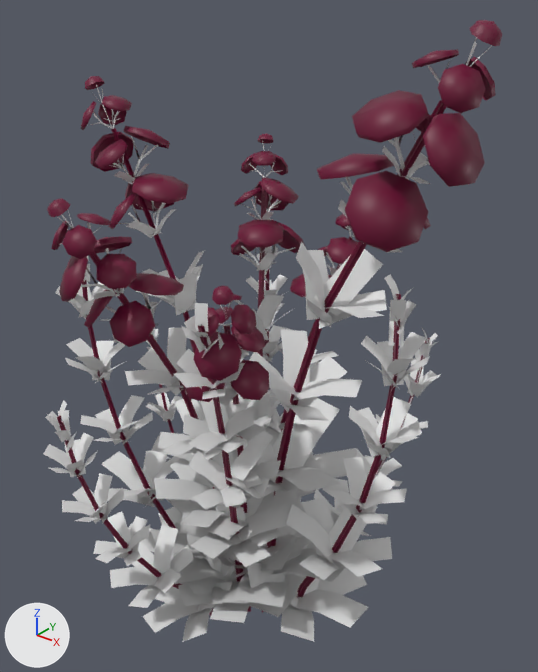
The FBX model Assets/[01]Art/Meshes/Flora/JoePyeWeed_Patch_03.fbx as it was, and as the next commit left it.
Rendered twice from a 50 mm camera at (0.687, -0.799, 1.065) aimed at (0.035, 0.016, 0.559). The lights are fixed; the arrows at lower left show +X, +Y and +Z. The older version comes first. Where no turn or scale is listed for an object, it has been applied to the vertices.
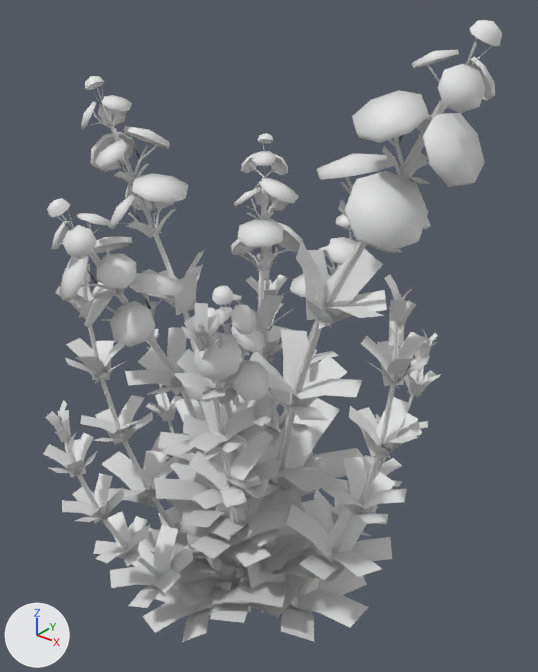
The newer file is also turned or shifted as a whole; pictures and numbers use the older file's frame.

Patch to the scene script:
```diff
--- a/Assets/[01]Art/Meshes/Flora/JoePyeWeed_Patch_03.fbx.py
+++ b/Assets/[01]Art/Meshes/Flora/JoePyeWeed_Patch_03.fbx.py
@@ me_plane_030 @@
 me_plane_030.from_pydata(...)  # 4576 vertices, 2220 faces; spans x -0.322..0.354, y -0.349..0.239, z -0.003..1.022
 # used by ob_plane_165; location = (0.0, 0.026, 0.0)
-me_plane_030.materials.append(mat_grass_leaf)  # white #e7e7e7
+# me_plane_030 part 1: all 1111 faces that had it switch from mat_stem (dark red #6e0033) to no material
```

Boxes [x1, y1, x2, y2] around the edits, measured in the pictures (538 x 672 px):
part 1 of me_plane_030, recoloured (dark red to white): [47, 20, 502, 616] in both
